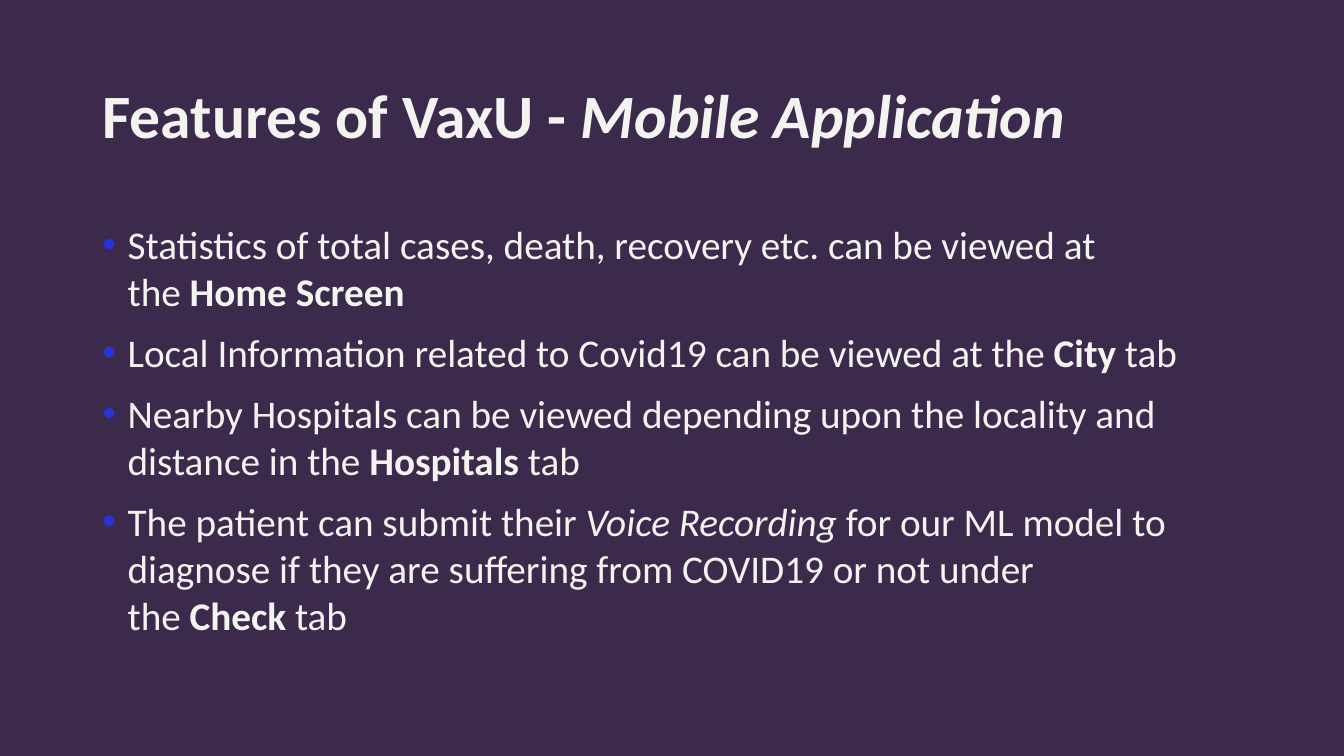
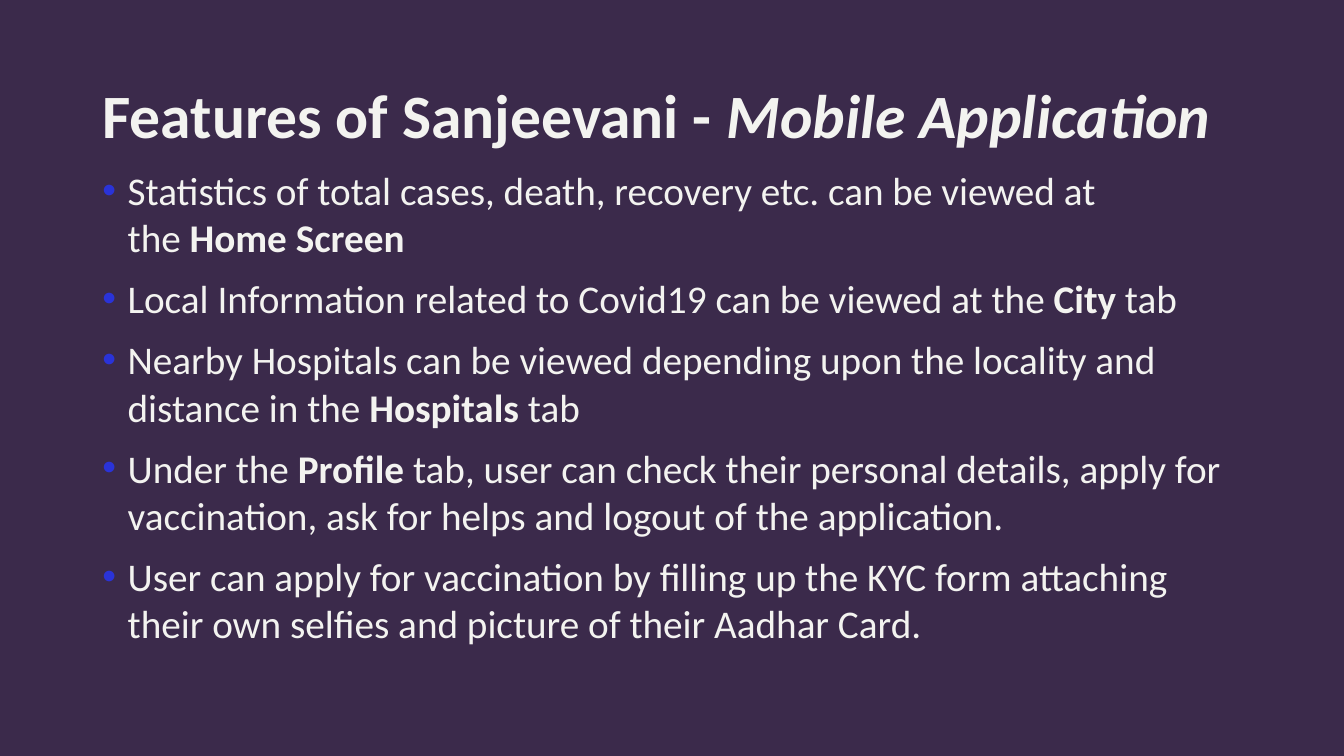
Before and after one commit to sahil9001/Hack-A-Sol_NEXA, a slide deck: slide 8 of HackASol - Sanjeevani PPT.pptx (slide 10 before the commit). Drawn at 1344x756 pixels with LibreOffice and Linux fonts; fonts in the diff are those of the drawing; background and template pictures are left out. Boxes give left, top, right and bottom in pixels: in the first picture for what was removed or moved away, otherwise in the second. Text is boxed around its words. In the diff, an @@ line names an element or a change of style, - is before the commit and + after.

```diff
--- a/HackASol - Sanjeevani PPT.pptx
+++ b/HackASol - Sanjeevani PPT.pptx
@@ title at [102, 94, 1211, 149]: text changed; italic off @@
-Features of VaxU - Mobile Application
+Features of Sanjeevani - Mobile Application
@@ text "Statistics of total cases, death, ...": place and size @@
-text "Statistics of total cases, death, ..." at [128, 231, 1177, 631]
+text "Statistics of total cases, death, ..." at [128, 177, 1220, 645]
@@ text at [128, 455, 1220, 645]: text changed @@
-• The patient can submit their Voice Recording for our ML model to diagnose if they are suffering from COVID19 or not under the Check tab
+• Under the Profile tab, user can check their personal details, apply for vaccination, ask for helps and logout of the application.
+• User can apply for vaccination by filling up the KYC form attaching their own selfies and picture of their Aadhar Card.
```
Also in this commit, not shown: 7 other slides changed, 1 slide added, 4 slides removed, 13 other files.
